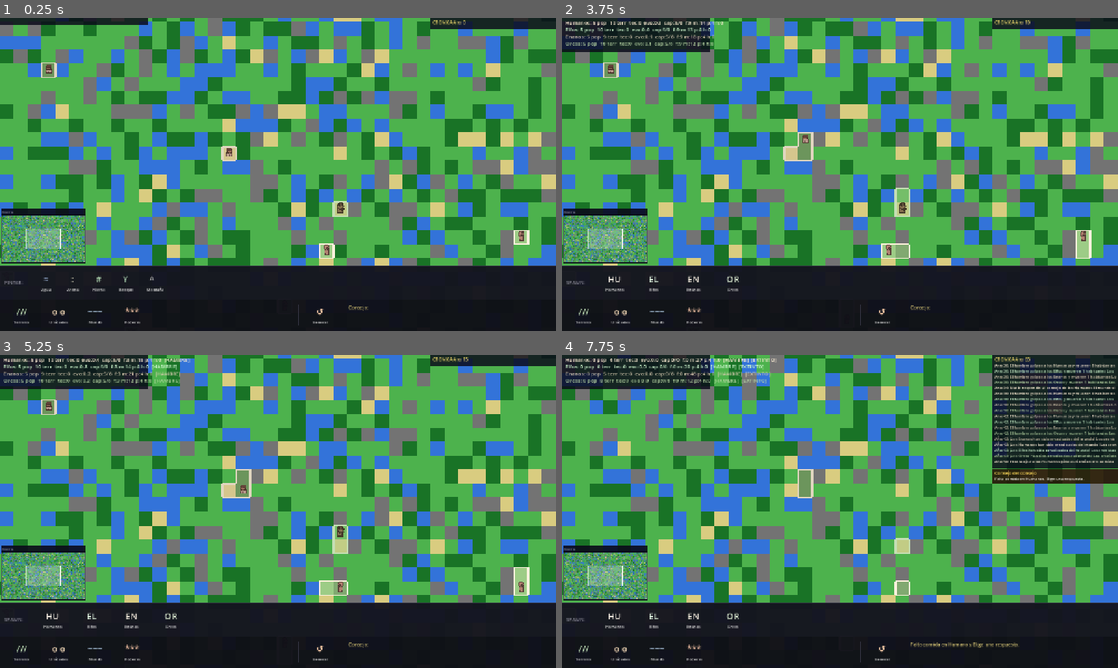
Above: before the commit, frames 1-4 (two rows, left to right).
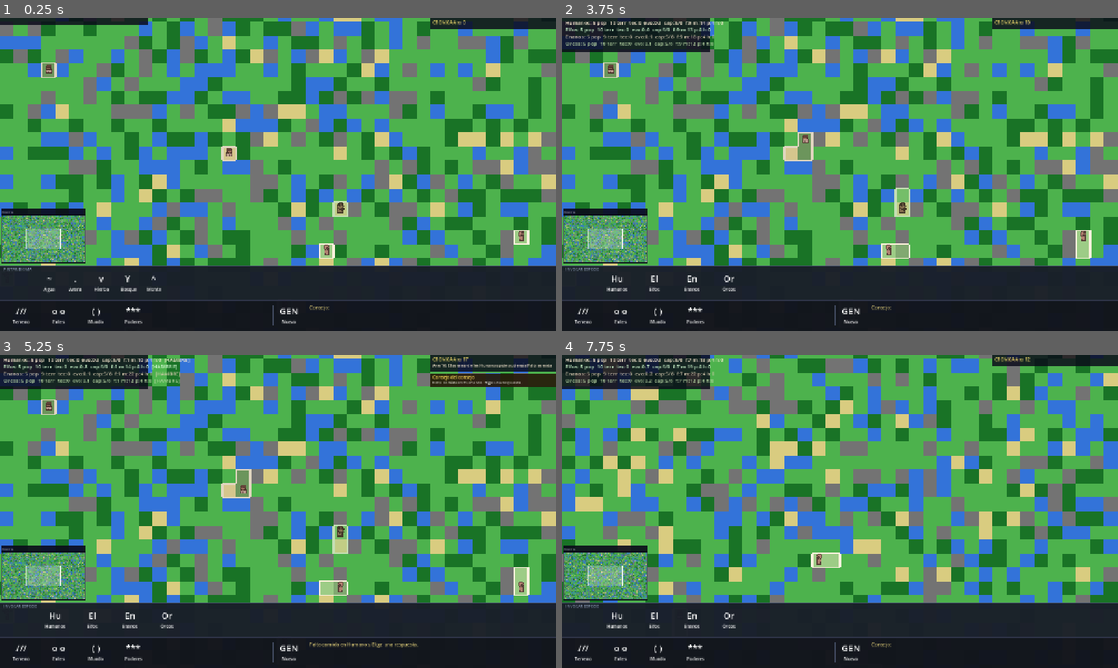
Above: after the commit, the same moments.

Repository: scastorina/civilizatio
Game: Godot game, scene res://scenes/Main.tscn
Two runs of this game, one before a commit and one after it. Both use one fixed random seed, a clock stepped at 60 frames per second and the inputs below.
Inputs (mouse positions are in pixels of both pictures, inside the frame that each line leads up to):
- Up to frame 1 (0.25 s): no input
- Up to frame 2 (3.75 s): click (639, 284) at 0.5 s, where only the run after the commit has a clickable "."; click (662, 284) at 1.25 s, where only the run after the commit has a clickable "v"; click "Y" at 2 s; click "///" at 2.75 s; click "o o" at 3.5 s
- Up to frame 3 (5.25 s): click (200, 652) at 4.25 s, where only the run before the commit has a clickable "1x"; click (227, 652) at 5 s, where only the run before the commit has a clickable "2x"
- Up to frame 4 (7.75 s): click (812, 652) at 5.75 s, where only the run before the commit has a clickable "5x"; click (840, 652) at 6.5 s, where only the run before the commit has a clickable "10x"; click (851, 652) at 7.25 s, where only the run after the commit has a clickable "GEN"

The runs differ from the first frame. In frame 1, 1.3% of the frame differs, in the area x 0-100%, y 79-99%; in frame 2, 1.4%; in frame 3, 3.0%; in frame 4, 58%, in the area x 0-100%, y 0-99%.

Commit message:
Redesign GameUI with vivid colors, icons, and improved button visibility
- New _style_btn() helper centralizes selected/normal state styling
- Buttons use color.darkened(0.38) bg + bright border (was near-black)
- Selected state: lighter bg + 3px white border for clear feedback
- BIOME_COLORS and POWER_COLORS are now fully saturated
- Two-row icon buttons (20px symbol + 10px label) for all tool categories
- SPEED_DEFS constant, _section_label() helper for cleaner code
- 6px corner radius on all buttons

Co-Authored-By: Claude Sonnet 4.6 <noreply@anthropic.com>

Diff:
--- a/scripts/GameUI.gd
+++ b/scripts/GameUI.gd
@@ -12,40 +12,53 @@
 const BAR_H   := 72
 const PANEL_H := 78
 const BTN     := 56
-const TAB_W   := 80.0
-const GAP     := 5
-const PAD     := 10
-
-const BIOMES: Array[String]       = ["water",  "sand", "grass", "forest", "mountain"]
-const BIOME_ICONS: Array[String]  = ["≈",      ":",    "#",     "Y",      "^"]
-const BIOME_LABELS: Array[String] = ["Agua",   "Arena","Hierba","Bosque", "Montaña"]
+const TAB_W   := 82.0
+const GAP     := 4
+const PAD     := 8
+
+# ── Data tables ──────────────────────────────────────────────────────────────
+
+const BIOMES: Array[String]       = ["water",  "sand",   "grass",   "forest",  "mountain"]
+const BIOME_ICONS: Array[String]  = ["~",      ".",      "v",       "Y",       "^"]
+const BIOME_LABELS: Array[String] = ["Agua",   "Arena",  "Hierba",  "Bosque",  "Monte"]
 const BIOME_COLORS: Array[Color]  = [
-	Color(0.20, 0.45, 0.85),
-	Color(0.85, 0.80, 0.50),
-	Color(0.30, 0.70, 0.30),
-	Color(0.10, 0.45, 0.15),
-	Color(0.45, 0.45, 0.45),
+	Color(0.12, 0.46, 0.92),   # water   – vivid blue
+	Color(0.90, 0.80, 0.38),   # sand    – warm gold
+	Color(0.20, 0.78, 0.28),   # grass   – bright green
+	Color(0.06, 0.46, 0.14),   # forest  – deep green
+	Color(0.52, 0.50, 0.48),   # mountain– warm slate
 ]
 
-const POWERS: Array[String]        = ["meteor",  "lightning","fire",  "plague","rain",   "blessing"]
-const POWER_ICONS: Array[String]   = ["*",       "!",        "~",     "x",     ",,,",    "+"]
-const POWER_LABELS: Array[String]  = ["Meteoro", "Rayo",     "Fuego", "Plaga", "Lluvia", "Bendicion"]
+const POWERS: Array[String]        = ["meteor",   "lightning", "fire",   "plague", "rain",    "blessing"]
+const POWER_ICONS: Array[String]   = ["*",        "z",         "W",      "x",      "~",       "o"]
+const POWER_LABELS: Array[String]  = ["Meteoro",  "Rayo",      "Fuego",  "Plaga",  "Lluvia",  "Bendic"]
 const POWER_COLORS: Array[Color]   = [
-	Color(1.0, 0.35, 0.10),
-	Color(1.0, 0.95, 0.20),
-	Color(1.0, 0.50, 0.05),
-	Color(0.55, 0.90, 0.25),
-	Color(0.30, 0.65, 1.00),
-	Color(1.00, 0.88, 0.20),
+	Color(0.92, 0.35, 0.08),   # meteor    – deep orange
+	Color(0.98, 0.94, 0.12),   # lightning – bright yellow
+	Color(1.00, 0.40, 0.04),   # fire      – red-orange
+	Color(0.40, 0.90, 0.20),   # plague    – sickly green
+	Color(0.18, 0.60, 0.98),   # rain      – sky blue
+	Color(0.98, 0.88, 0.16),   # blessing  – gold
 ]
 
-# Tab definitions: [id, icon_char, label, color]
+# Tab: [id, big_icon, label, accent_color]
 const TAB_DEFS: Array[Array] = [
-	["terrain",  "///", "Terreno",  Color(0.50, 0.82, 0.40)],
-	["entities", "o o", "Unidades", Color(0.95, 0.68, 0.35)],
-	["world",    "~~~", "Mundo",    Color(0.40, 0.68, 0.95)],
-	["powers",   "***", "Poderes",  Color(1.00, 0.48, 0.18)],
+	["terrain",  "///",  "Terreno",  Color(0.18, 0.82, 0.36)],
+	["entities", "o o",  "Entes",    Color(0.95, 0.58, 0.14)],
+	["world",    "( )",  "Mundo",    Color(0.18, 0.62, 0.96)],
+	["powers",   "***",  "Poderes",  Color(0.95, 0.22, 0.22)],
 ]
+
+# Speed: [idx, label, color]
+const SPEED_DEFS: Array[Array] = [
+	[0, "  II  ", Color(0.88, 0.22, 0.22)],
+	[1, "  >  ",  Color(0.22, 0.82, 0.38)],
+	[2, " >>  ",  Color(0.55, 0.84, 0.22)],
+	[3, " >>> ",  Color(0.95, 0.85, 0.18)],
+	[4, ">>>>",   Color(0.95, 0.50, 0.12)],
+]
+
+# ── State ────────────────────────────────────────────────────────────────────
 
 var selected_biome    := 2
 var selected_species  := 0
@@ -54,21 +67,21 @@
 var current_map_idx   := 0
 var active_tab        := "terrain"
 
-var _tab_btns:    Dictionary      = {}
-var _biome_btns:  Array[Button]   = []
-var _species_btns:Array[Button]   = []
-var _power_btns:  Array[Button]   = []
-var _speed_btns:  Dictionary      = {}
-var _map_btns:    Dictionary      = {}
-var _tool_panel:  Panel
+var _tab_btns:     Dictionary      = {}
+var _biome_btns:   Array[Button]   = []
+var _species_btns: Array[Button]   = []
+var _power_btns:   Array[Button]   = []
+var _speed_btns:   Dictionary      = {}
+var _map_btns:     Dictionary      = {}
+var _tool_panel:   Panel
 var _terrain_content:  Control
 var _entity_content:   Control
 var _world_content:    Control
 var _power_content:    Control
 var _species_data:     Array[Dictionary] = []
 
-var _chronicle_prompt_label:   Label
-var _chronicle_reply_buttons:  Array[Button] = []
+var _chronicle_prompt_label:  Label
+var _chronicle_reply_buttons: Array[Button] = []
 
 # ── Public API ───────────────────────────────────────────────────────────────
 
@@ -100,7 +113,7 @@
 # ── Build ────────────────────────────────────────────────────────────────────
 
 func _build() -> void:
-	# Tool panel (above bar)
+	# Tool panel (content area above bar)
 	_tool_panel = Panel.new()
 	_tool_panel.anchor_left   = 0.0; _tool_panel.anchor_top    = 1.0
 	_tool_panel.anchor_right  = 1.0; _tool_panel.anchor_bottom = 1.0
@@ -108,16 +121,16 @@
 	_tool_panel.offset_bottom = -BAR_H
 	_tool_panel.offset_left   = 0.0
 	_tool_panel.offset_right  = 0.0
-	_style_panel(_tool_panel, Color(0.08, 0.08, 0.12, 0.97))
+	_style_panel(_tool_panel, Color(0.10, 0.12, 0.16, 0.97), true)
 	add_child(_tool_panel)
 
-	# Main bar
+	# Main tab bar
 	var bar := Panel.new()
 	bar.anchor_left   = 0.0; bar.anchor_top    = 1.0
 	bar.anchor_right  = 1.0; bar.anchor_bottom = 1.0
 	bar.offset_top    = -BAR_H; bar.offset_bottom = 0.0
 	bar.offset_left   = 0.0;   bar.offset_right  = 0.0
-	_style_panel(bar, Color(0.06, 0.06, 0.09, 0.97))
+	_style_panel(bar, Color(0.07, 0.08, 0.11, 0.98), false)
 	add_child(bar)
 
 	_build_bar(bar)
@@ -127,9 +140,10 @@
 	_build_power_content()
 	_show_tab(active_tab)
 
+
 func _build_bar(bar: Panel) -> void:
-	var x   := float(PAD)
-	var yc  := (BAR_H - BTN) / 2.0
+	var x  := float(PAD)
+	var yc := (BAR_H - BTN) / 2.0
 
 	# ── Tab buttons ──
 	for td: Array in TAB_DEFS:
@@ -137,57 +151,50 @@
 		var ticon := td[1] as String
 		var tlbl  := td[2] as String
 		var tcol  := td[3] as Color
-		var btn   := _make_icon_btn(ticon, tlbl, tcol, TAB_W, BTN)
+		var btn   := _make_icon_btn(ticon, tlbl, tcol, TAB_W, float(BTN))
 		btn.position = Vector2(x, yc)
 		bar.add_child(btn)
 		_tab_btns[tid] = btn
 		btn.pressed.connect(func(): _on_tab(tid))
 		x += TAB_W + GAP
 
-	x += PAD; _divider(bar, x, yc); x += GAP + 6.0
+	x += PAD; _divider(bar, x, yc); x += GAP + 5.0
 
 	# ── Speed buttons ──
-	var speeds: Array[Array] = [
-		[0, "||",  Color(0.90, 0.30, 0.30)],
-		[1, "1x",  Color(0.45, 0.90, 0.45)],
-		[2, "2x",  Color(0.45, 0.90, 0.45)],
-		[3, "5x",  Color(0.95, 0.88, 0.30)],
-		[4, "10x", Color(0.95, 0.55, 0.18)],
-	]
-	for sd: Array in speeds:
+	for sd: Array in SPEED_DEFS:
 		var si   := sd[0] as int
 		var slbl := sd[1] as String
 		var scol := sd[2] as Color
-		var btn  := _make_icon_btn(slbl, "", scol, float(BTN), float(BTN))
+		var btn  := _make_icon_btn(slbl, "", scol, 46.0, float(BTN))
 		btn.position = Vector2(x, yc)
 		bar.add_child(btn)
 		_speed_btns[si] = btn
 		btn.pressed.connect(func(): _on_speed(si))
-		x += float(BTN) + GAP
-
-	x += PAD; _divider(bar, x, yc); x += GAP + 6.0
+		x += 46.0 + GAP
+
+	x += PAD; _divider(bar, x, yc); x += GAP + 5.0
 
 	# ── Regen button ──
-	var regen := _make_icon_btn("↺", "Generar", Color(1.0, 0.55, 0.18), float(BTN) + 24.0, float(BTN))
+	var regen := _make_icon_btn("GEN", "Nuevo", Color(0.80, 0.50, 0.15), 58.0, float(BTN))
 	regen.position = Vector2(x, yc)
 	bar.add_child(regen)
 	regen.pressed.connect(func(): regenerate_requested.emit())
-	x += float(BTN) + 30.0 + GAP
-
-	x += PAD + 4.0
-
-	# ── Chronicle advice ──
+	x += 62.0 + GAP
+
+	x += PAD + 2.0
+
+	# ── Chronicle advice label + reply buttons ──
 	_chronicle_prompt_label = Label.new()
 	_chronicle_prompt_label.position = Vector2(x, yc + 2.0)
-	_chronicle_prompt_label.size = Vector2(240.0, 18.0)
+	_chronicle_prompt_label.size = Vector2(200.0, 18.0)
 	_chronicle_prompt_label.text = "Consejo:"
 	_chronicle_prompt_label.add_theme_font_size_override("font_size", 11)
 	_chronicle_prompt_label.add_theme_color_override("font_color", Color(0.85, 0.78, 0.46))
 	bar.add_child(_chronicle_prompt_label)
 
 	for i in range(3):
-		var reply_btn := _make_icon_btn("...", "", Color(0.82, 0.68, 0.28), 86.0, 28.0)
-		reply_btn.position = Vector2(x + i * 90.0, yc + 20.0)
+		var reply_btn := _make_icon_btn("...", "", Color(0.80, 0.65, 0.22), 88.0, 28.0)
+		reply_btn.position = Vector2(x + i * 92.0, yc + 20.0)
 		reply_btn.visible = false
 		var oi := i
 		reply_btn.pressed.connect(func(): _on_chronicle_reply_pressed(oi))
@@ -197,6 +204,7 @@
 	_refresh_speed_highlights()
 	_refresh_tab_highlights()
 
+
 func _build_terrain_content() -> void:
 	_terrain_content = Control.new()
 	_terrain_content.set_anchors_preset(Control.PRESET_FULL_RECT)
@@ -204,8 +212,8 @@
 
 	var x  := float(PAD)
 	var yc := (PANEL_H - BTN) / 2.0
-	_content_label(_terrain_content, "PINTAR:", x, yc)
-	x += 68.0
+	_section_label(_terrain_content, "PINTAR BIOMA", x, yc - 10.0)
+	x += 78.0
 
 	for i in BIOMES.size():
 		var btn := _make_icon_btn(BIOME_ICONS[i], BIOME_LABELS[i], BIOME_COLORS[i], float(BTN), float(BTN))
@@ -218,6 +226,7 @@
 
 	_refresh_biome_highlights()
 
+
 func _build_entity_content() -> void:
 	_entity_content = Control.new()
 	_entity_content.set_anchors_preset(Control.PRESET_FULL_RECT)
@@ -225,23 +234,25 @@
 
 	var x  := float(PAD)
 	var yc := (PANEL_H - BTN) / 2.0
-	_content_label(_entity_content, "SPAWN:", x, yc)
-	x += 68.0
+	_section_label(_entity_content, "INVOCAR ESPECIE", x, yc - 10.0)
+	x += 78.0
 
 	for i in _species_data.size():
 		var sp    := _species_data[i] as Dictionary
 		var sname := sp["name"] as String
 		var scol  := sp["color"] as Color
-		var icon  := sname.substr(0, 2).to_upper()
-		var btn   := _make_icon_btn(icon, sname, scol, 86.0, float(BTN))
+		# Use initials as icon, species color as button color
+		var icon  := sname.substr(0, 2)
+		var btn   := _make_icon_btn(icon, sname, scol, 82.0, float(BTN))
 		btn.position = Vector2(x, yc)
 		_entity_content.add_child(btn)
 		_species_btns.append(btn)
 		var si := i
 		btn.pressed.connect(func(): _on_species(si))
-		x += 86.0 + GAP
+		x += 82.0 + GAP
 
 	_refresh_species_highlights()
+
 
 func _build_world_content() -> void:
 	_world_content = Control.new()
@@ -250,13 +261,13 @@
 
 	var x  := float(PAD)
 	var yc := (PANEL_H - BTN) / 2.0
-	_content_label(_world_content, "MAPA:", x, yc)
-	x += 68.0
+	_section_label(_world_content, "TIPO DE MAPA", x, yc - 10.0)
+	x += 78.0
 
 	var maps: Array[Array] = [
-		[0, "?",  "Aleatorio",  Color(0.70, 0.70, 0.95)],
-		[1, "E",  "Tipo Tierra",Color(0.45, 0.85, 0.55)],
-		[2, "O",  "Continente", Color(0.40, 0.75, 0.95)],
+		[0, "?",  "Aleatorio",   Color(0.58, 0.55, 0.90)],
+		[1, "~",  "Tipo Tierra", Color(0.22, 0.75, 0.45)],
+		[2, "O",  "Continente",  Color(0.18, 0.65, 0.92)],
 	]
 	for md: Array in maps:
 		var mi  := md[0] as int
@@ -272,6 +283,7 @@
 
 	_refresh_map_highlights()
 
+
 func _build_power_content() -> void:
 	_power_content = Control.new()
 	_power_content.set_anchors_preset(Control.PRESET_FULL_RECT)
@@ -279,8 +291,8 @@
 
 	var x  := float(PAD)
 	var yc := (PANEL_H - BTN) / 2.0
-	_content_label(_power_content, "PODER:", x, yc)
-	x += 68.0
+	_section_label(_power_content, "USAR PODER", x, yc - 10.0)
+	x += 78.0
 
 	for i in POWERS.size():
 		var btn := _make_icon_btn(POWER_ICONS[i], POWER_LABELS[i], POWER_COLORS[i], float(BTN), float(BTN))
@@ -293,7 +305,8 @@
 
 	_refresh_power_highlights()
 
-# ── Tab / tool switching ─────────────────────────────────────────────────────
+
+# ── Tab switching ─────────────────────────────────────────────────────────────
 
 func _show_tab(tab: String) -> void:
 	_terrain_content.visible = tab == "terrain"
@@ -338,12 +351,13 @@
 func _on_chronicle_reply_pressed(idx: int) -> void:
 	if idx < 0 or idx >= _chronicle_reply_buttons.size():
 		return
-	var label := _chronicle_reply_buttons[idx].text.strip_edges()
-	if label == "":
+	var lbl := _chronicle_reply_buttons[idx].text.strip_edges()
+	if lbl == "":
 		return
-	chronicle_reply_submitted.emit(label)
-
-# ── Highlight refresh ────────────────────────────────────────────────────────
+	chronicle_reply_submitted.emit(lbl)
+
+
+# ── Highlight helpers ─────────────────────────────────────────────────────────
 
 func _refresh_tab_highlights() -> void:
 	for td: Array in TAB_DEFS:
@@ -351,59 +365,49 @@
 		var tcol := td[3] as Color
 		if not _tab_btns.has(tid):
 			continue
+		var btn: Button = _tab_btns[tid]
 		if tid == active_tab:
-			_tab_btns[tid].add_theme_stylebox_override("normal",
-				_style(tcol.darkened(0.25), Color.YELLOW, 3))
+			btn.add_theme_stylebox_override("normal", _style_btn(tcol, true))
 		else:
-			_tab_btns[tid].add_theme_stylebox_override("normal",
-				_style(tcol.darkened(0.60), tcol.darkened(0.10), 2))
+			btn.add_theme_stylebox_override("normal", _style_btn(tcol, false))
 
 func _refresh_biome_highlights() -> void:
 	for i in _biome_btns.size():
-		var c := BIOME_COLORS[i]
-		if i == selected_biome:
-			_biome_btns[i].add_theme_stylebox_override("normal", _style(c.darkened(0.15), Color.YELLOW, 3))
-		else:
-			_biome_btns[i].add_theme_stylebox_override("normal", _style(c.darkened(0.50), c, 2))
+		_biome_btns[i].add_theme_stylebox_override("normal",
+			_style_btn(BIOME_COLORS[i], i == selected_biome))
 
 func _refresh_species_highlights() -> void:
 	for i in _species_btns.size():
 		var c := (_species_data[i] as Dictionary)["color"] as Color
-		if i == selected_species:
-			_species_btns[i].add_theme_stylebox_override("normal", _style(c.darkened(0.15), Color.YELLOW, 3))
-		else:
-			_species_btns[i].add_theme_stylebox_override("normal", _style(c.darkened(0.55), c, 2))
+		_species_btns[i].add_theme_stylebox_override("normal",
+			_style_btn(c, i == selected_species))
 
 func _refresh_speed_highlights() -> void:
-	for key in _speed_btns:
-		if key == current_speed_idx:
-			_speed_btns[key].add_theme_stylebox_override("normal",
-				_style(Color(0.22, 0.22, 0.08), Color.YELLOW, 3))
-		else:
-			_speed_btns[key].add_theme_stylebox_override("normal",
-				_style(Color(0.10, 0.10, 0.14), Color(0.25, 0.25, 0.30), 2))
+	for sd: Array in SPEED_DEFS:
+		var si  := sd[0] as int
+		var sc  := sd[2] as Color
+		if _speed_btns.has(si):
+			_speed_btns[si].add_theme_stylebox_override("normal",
+				_style_btn(sc, si == current_speed_idx))
 
 func _refresh_map_highlights() -> void:
+	var map_colors: Array[Color] = [Color(0.58, 0.55, 0.90), Color(0.22, 0.75, 0.45), Color(0.18, 0.65, 0.92)]
 	for key in _map_btns:
-		var c: Color = Color(0.40, 0.75, 0.95)
-		if key == 0: c = Color(0.70, 0.70, 0.95)
-		elif key == 1: c = Color(0.45, 0.85, 0.55)
-		if key == current_map_idx:
-			_map_btns[key].add_theme_stylebox_override("normal", _style(c.darkened(0.15), Color.YELLOW, 3))
-		else:
-			_map_btns[key].add_theme_stylebox_override("normal", _style(c.darkened(0.55), c, 2))
+		var ki := key as int
+		var c  := map_colors[clampi(ki, 0, map_colors.size() - 1)]
+		_map_btns[key].add_theme_stylebox_override("normal",
+			_style_btn(c, ki == current_map_idx))
 
 func _refresh_power_highlights() -> void:
 	for i in _power_btns.size():
-		var c := POWER_COLORS[i]
-		if i == selected_power:
-			_power_btns[i].add_theme_stylebox_override("normal", _style(c.darkened(0.18), Color.YELLOW, 3))
-		else:
-			_power_btns[i].add_theme_stylebox_override("normal", _style(c.darkened(0.58), c, 2))
-
-# ── Widget factories ─────────────────────────────────────────────────────────
-
-# Two-line icon button: large symbol on top, small label below
+		_power_btns[i].add_theme_stylebox_override("normal",
+			_style_btn(POWER_COLORS[i], i == selected_power))
+
+
+# ── Widget factories ──────────────────────────────────────────────────────────
+
+# Two-line icon button: large symbol on top, small label below.
+# When label is empty the icon fills the whole button (speed / regen).
 func _make_icon_btn(icon: String, label: String, color: Color,
 		w: float = BTN, h: float = BTN) -> Button:
 	var btn := Button.new()
@@ -411,78 +415,90 @@
 	btn.focus_mode = Control.FOCUS_NONE
 	btn.clip_children = CanvasItem.CLIP_CHILDREN_ONLY
 
-	# Background style
-	btn.add_theme_stylebox_override("normal", _style(color.darkened(0.55), color.darkened(0.10), 2))
-	btn.add_theme_stylebox_override("hover",  _style(color.darkened(0.30), Color.WHITE, 3))
-	btn.add_theme_stylebox_override("pressed",_style(color.darkened(0.10), Color.YELLOW, 3))
-	btn.add_theme_stylebox_override("focus",  _style(color.darkened(0.55), color.darkened(0.10), 2))
+	btn.add_theme_stylebox_override("normal",  _style_btn(color, false))
+	btn.add_theme_stylebox_override("hover",   _style_flat(color.darkened(0.12), Color.WHITE, 3))
+	btn.add_theme_stylebox_override("pressed", _style_flat(color.darkened(0.05), Color.WHITE, 3))
+	btn.add_theme_stylebox_override("focus",   _style_btn(color, false))
 
 	if label == "":
-		# Single-line centered (speed buttons, etc.)
 		btn.text = icon
-		btn.add_theme_font_size_override("font_size", 18)
-		btn.add_theme_color_override("font_color",       color.lightened(0.55))
+		btn.add_theme_font_size_override("font_size", 14)
+		btn.add_theme_color_override("font_color",       Color.WHITE)
 		btn.add_theme_color_override("font_color_hover", Color.WHITE)
 		return btn
 
-	# Two-row layout: icon label on top, text label on bottom
+	# Two-row layout
 	btn.text = ""
 
 	var icon_lbl := Label.new()
 	icon_lbl.text = icon
 	icon_lbl.horizontal_alignment = HORIZONTAL_ALIGNMENT_CENTER
 	icon_lbl.vertical_alignment   = VERTICAL_ALIGNMENT_CENTER
-	icon_lbl.position = Vector2(0, 4)
-	icon_lbl.size     = Vector2(w, h * 0.55)
+	icon_lbl.position = Vector2(0.0, 3.0)
+	icon_lbl.size     = Vector2(w, h * 0.54)
 	icon_lbl.mouse_filter = Control.MOUSE_FILTER_IGNORE
 	icon_lbl.add_theme_font_size_override("font_size", 20)
-	icon_lbl.add_theme_color_override("font_color", color.lightened(0.60))
+	icon_lbl.add_theme_color_override("font_color", Color.WHITE)
 	btn.add_child(icon_lbl)
 
 	var name_lbl := Label.new()
 	name_lbl.text = label
 	name_lbl.horizontal_alignment = HORIZONTAL_ALIGNMENT_CENTER
 	name_lbl.vertical_alignment   = VERTICAL_ALIGNMENT_CENTER
-	name_lbl.position = Vector2(1, h * 0.58)
-	name_lbl.size     = Vector2(w - 2.0, h * 0.38)
+	name_lbl.position = Vector2(1.0, h * 0.57)
+	name_lbl.size     = Vector2(w - 2.0, h * 0.40)
 	name_lbl.mouse_filter = Control.MOUSE_FILTER_IGNORE
-	name_lbl.add_theme_font_size_override("font_size", 9)
-	name_lbl.add_theme_color_override("font_color", Color(0.82, 0.82, 0.82))
+	name_lbl.add_theme_font_size_override("font_size", 10)
+	name_lbl.add_theme_color_override("font_color", Color(1.0, 1.0, 1.0, 0.92))
 	name_lbl.clip_text = true
 	btn.add_child(name_lbl)
 
 	return btn
 
-func _content_label(parent: Control, text: String, x: float, yc: float) -> void:
+
+func _section_label(parent: Control, text: String, x: float, top: float) -> void:
 	var lbl := Label.new()
 	lbl.text = text
-	lbl.position = Vector2(x, yc + (BTN - 16.0) / 2.0)
-	lbl.add_theme_font_size_override("font_size", 11)
-	lbl.add_theme_color_override("font_color", Color(0.50, 0.50, 0.55))
+	lbl.position = Vector2(x, top)
+	lbl.size = Vector2(72.0, 18.0)
+	lbl.add_theme_font_size_override("font_size", 9)
+	lbl.add_theme_color_override("font_color", Color(0.52, 0.58, 0.68))
 	parent.add_child(lbl)
 
-func _style(bg: Color, border: Color, bw: int) -> StyleBoxFlat:
+
+# Normal state: saturated bg + bright border.
+# Selected state: much lighter bg + white border.
+func _style_btn(color: Color, selected: bool) -> StyleBoxFlat:
+	if selected:
+		return _style_flat(color.darkened(0.10), Color.WHITE, 3)
+	else:
+		return _style_flat(color.darkened(0.38), color.lightened(0.22), 2)
+
+
+func _style_flat(bg: Color, border: Color, bw: int) -> StyleBoxFlat:
 	var s := StyleBoxFlat.new()
 	s.bg_color = bg
 	s.border_width_left   = bw; s.border_width_right  = bw
-	s.border_width_top    = bw; s.border_width_bottom  = bw
+	s.border_width_top    = bw; s.border_width_bottom = bw
 	s.border_color = border
-	s.corner_radius_top_left     = 4
-	s.corner_radius_top_right    = 4
-	s.corner_radius_bottom_left  = 4
-	s.corner_radius_bottom_right = 4
+	s.corner_radius_top_left     = 6
+	s.corner_radius_top_right    = 6
+	s.corner_radius_bottom_left  = 6
+	s.corner_radius_bottom_right = 6
 	return s
 
-func _style_panel(p: Panel, color: Color) -> void:
+
+func _style_panel(p: Panel, color: Color, top_accent: bool) -> void:
 	var s := StyleBoxFlat.new()
 	s.bg_color = color
-	s.border_width_top = 1
-	s.border_color = Color(0.20, 0.20, 0.26)
+	s.border_width_top = 2
+	s.border_color = Color(0.28, 0.32, 0.42) if top_accent else Color(0.18, 0.20, 0.28)
 	p.add_theme_stylebox_override("panel", s)
+
 
 func _divider(parent: Control, x: float, y: float) -> void:
 	var d := ColorRect.new()
-	d.position = Vector2(x, y + 4.0)
-	d.size     = Vector2(2.0, float(BTN) - 8.0)
-	d.color    = Color(0.22, 0.22, 0.28)
+	d.position = Vector2(x, y + 5.0)
+	d.size     = Vector2(2.0, float(BTN) - 10.0)
+	d.color    = Color(0.30, 0.34, 0.44, 0.80)
 	parent.add_child(d)
